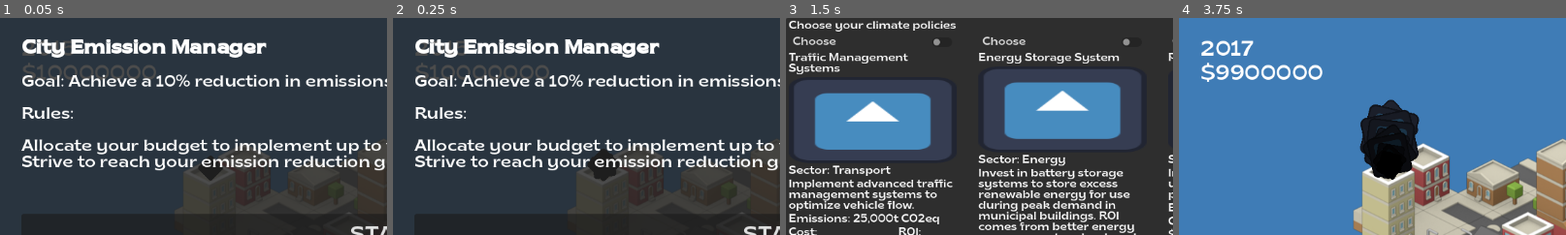
Above: before the commit, frames 1-4 (left to right).
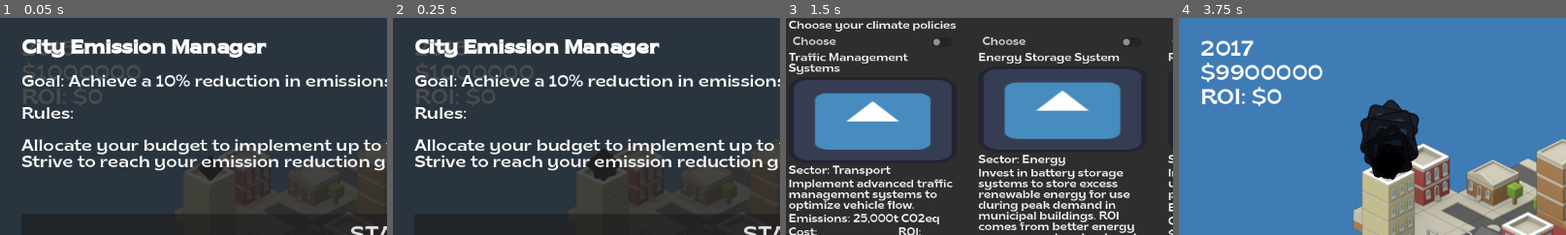
Above: after the commit, the same moments.

Repository: Open-Earth-Foundation/emissionary_game
Game: Godot game, scene res://scenes/game.tscn
Two runs of this game, one before a commit and one after it. Both use one fixed random seed, a clock stepped at 60 frames per second and the inputs below. The engine's default icon, where the game draws it, is replaced by a stand-in: a white triangle on a blue panel in a dark square.
Inputs:
- Up to frame 1 (0.05 s): no input
- Up to frame 2 (0.25 s): no input
- Up to frame 3 (1.5 s): click "START" at 0.5 s; click "Next Year" at 1.25 s
- Up to frame 4 (3.75 s): click "Next Year" at 2 s; click "Choose" at 2.75 s; click "Apply" at 3.5 s
The pictures show only the part of the screen within x 0-50%, y 0-50%; the shares and areas given below are measured in that part.

The runs differ from the first frame. In frame 1, 0.6% of the frame differs, in the area x 6-41%, y 21-41%; in frame 2, 0.6%; in frame 3, nothing differs; in frame 4, 0.8%, in the area x 5-27%, y 31-41%.

Commit message:
Make things work

Diff:
--- a/scenes/game.tscn
+++ b/scenes/game.tscn
@@ -88,7 +88,15 @@
 size_flags_horizontal = 0
 size_flags_vertical = 0
 theme_override_font_sizes/font_size = 32
-text = "$10000000"
+text = "$1000000"
+
+[node name="RoiLabel" type="Label" parent="UI/MarginContainer/VBoxContainer2"]
+unique_name_in_owner = true
+layout_mode = 2
+size_flags_horizontal = 0
+size_flags_vertical = 0
+theme_override_font_sizes/font_size = 32
+text = "ROI: $0"
 
 [node name="VBoxContainer" type="VBoxContainer" parent="UI/MarginContainer"]
 layout_mode = 2
@@ -184,9 +192,53 @@
 theme_override_font_sizes/font_size = 64
 text = "Restart"
 
-[node name="intro" parent="." instance=ExtResource("4_o48nh")]
+[node name="WinOverlay" type="ColorRect" parent="UI"]
+unique_name_in_owner = true
+visible = false
+anchors_preset = 15
+anchor_right = 1.0
+anchor_bottom = 1.0
+grow_horizontal = 2
+grow_vertical = 2
+color = Color(0.165656, 0.165656, 0.165656, 1)
+
+[node name="CenterContainer" type="CenterContainer" parent="UI/WinOverlay"]
+layout_mode = 1
+anchors_preset = 15
+anchor_right = 1.0
+anchor_bottom = 1.0
+grow_horizontal = 2
+grow_vertical = 2
+
+[node name="VBoxContainer" type="VBoxContainer" parent="UI/WinOverlay/CenterContainer"]
+layout_mode = 2
+theme_override_constants/separation = 32
+
+[node name="Label" type="Label" parent="UI/WinOverlay/CenterContainer/VBoxContainer"]
+layout_mode = 2
+theme_override_colors/font_color = Color(0.180392, 0.627451, 0, 1)
+theme_override_font_sizes/font_size = 80
+text = "TARGET ACHIEVED"
+
+[node name="RichTextLabel" type="RichTextLabel" parent="UI/WinOverlay/CenterContainer/VBoxContainer"]
+layout_mode = 2
+theme_override_font_sizes/normal_font_size = 32
+bbcode_enabled = true
+text = "[center]You met your climate emissions pledge.
+You are one step closer to net zero.
+Thanks for doing your part!"
+fit_content = true
+
+[node name="RestartButton" type="Button" parent="UI/WinOverlay/CenterContainer/VBoxContainer"]
+layout_mode = 2
+theme_override_font_sizes/font_size = 64
+text = "Restart"
+
+[node name="Intro" parent="." instance=ExtResource("4_o48nh")]
+visible = false
 
 [connection signal="pressed" from="UI/MarginContainer/VBoxContainer/NextYearButton" to="." method="_on_next_year_button_pressed"]
 [connection signal="pressed" from="UI/MarginContainer/VBoxContainer/EmissionsButton" to="." method="_on_emissions_button_pressed"]
 [connection signal="pressed" from="UI/EmissionsPopup/MarginContainer/CloseButton" to="." method="_on_close_button_pressed"]
 [connection signal="pressed" from="UI/GameOverOverlay/CenterContainer/VBoxContainer/RestartButton" to="." method="_on_restart_button_pressed"]
+[connection signal="pressed" from="UI/WinOverlay/CenterContainer/VBoxContainer/RestartButton" to="." method="_on_restart_button_pressed"]
--- a/scripts/city_state.gd
+++ b/scripts/city_state.gd
@@ -2,10 +2,31 @@
 
 signal changed
 
+const INITIAL_EMISSIONS_SECTOR1 := 1000000
+const INITIAL_EMISSIONS_SECTOR2 := 1500000
+const INITIAL_EMISSIONS_SECTOR3 := 2000000
+const INITIAL_BUDGET := 10000000
+const INITIAL_YEAR := 2015
+
 var previous_policies = []
-var current_year = 2015
-var budget = 10000000
-var emissions_sector1 = 100000
-var emissions_sector2 = 150000
-var emissions_sector3 = 200000
+var current_year = INITIAL_YEAR
+var budget = INITIAL_BUDGET
+var emissions_sector1 = INITIAL_EMISSIONS_SECTOR1
+var emissions_sector2 = INITIAL_EMISSIONS_SECTOR2
+var emissions_sector3 = INITIAL_EMISSIONS_SECTOR3
 var roi = 0
+
+func reset() -> void:
+	emissions_sector1 = INITIAL_EMISSIONS_SECTOR1
+	emissions_sector2 = INITIAL_EMISSIONS_SECTOR2
+	emissions_sector3 = INITIAL_EMISSIONS_SECTOR3
+	roi = 0
+	budget = INITIAL_BUDGET
+	current_year = INITIAL_YEAR
+	previous_policies.clear()
+
+func get_initial_total_emissions() -> int:
+	return INITIAL_EMISSIONS_SECTOR1 + INITIAL_EMISSIONS_SECTOR2 + INITIAL_EMISSIONS_SECTOR3
+
+func get_total_emissions() -> int:
+	return emissions_sector1 + emissions_sector2 + emissions_sector3
--- a/scripts/city_state_view.gd
+++ b/scripts/city_state_view.gd
@@ -4,7 +4,7 @@
 @onready var progress_bar_2 = $ProgressBar2
 @onready var progress_bar_3 = $ProgressBar3
 
-var max_emissions = 500000.0
+var max_emissions = 5000000.0
 
 func _ready():
 	state_changed()
--- a/scripts/game.gd
+++ b/scripts/game.gd
@@ -1,27 +1,37 @@
 extends Node2D
 
-var current_year = 2015
 const FINAL_YEAR = 2031
+var pledge = 0.30 # percent reduction
 
 @onready var button: Button = %NextYearButton
 @onready var year_label: Label = %YearLabel
 @onready var money_label: Label = %MoneyLabel
 @onready var decision_making = $DecisionMaking
+@onready var roi_label: Label = %RoiLabel
 
 func _ready() -> void:
 	CityState.changed.connect(on_state_changed)
+	$Intro.show()
 
 func on_state_changed() -> void:
+	year_label.text = str(CityState.current_year)
 	money_label.text = "$" + str(CityState.budget)
+	roi_label.text = "ROI: $" + str(CityState.roi)
 
 func _on_next_year_button_pressed() -> void:
-	current_year += 1
-	year_label.text = str(current_year)
-	decision_making.newPolicies(current_year)
+	CityState.current_year += 1
+	CityState.budget += CityState.roi
+	CityState.changed.emit()
+	decision_making.newPolicies(CityState.current_year)
 	decision_making.popup()
 
-	if current_year >= FINAL_YEAR:
+	if CityState.current_year >= FINAL_YEAR:
 		%GameOverOverlay.show()
+
+	var percent_reduction = CityState.get_total_emissions() / float(CityState.get_initial_total_emissions())
+	print("red", percent_reduction)
+	if percent_reduction < (1 - pledge):
+		%WinOverlay.show()
 
 func _on_emissions_button_pressed() -> void:
 	%EmissionsPopup.popup()
